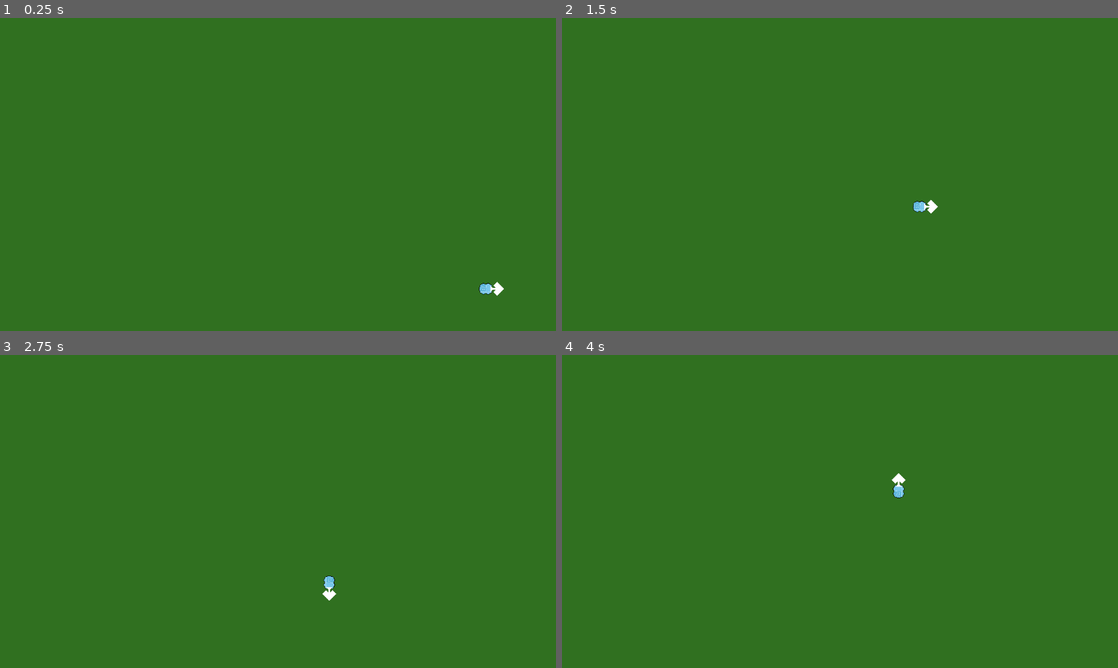
Above: before the commit, frames 1-4 (two rows, left to right).
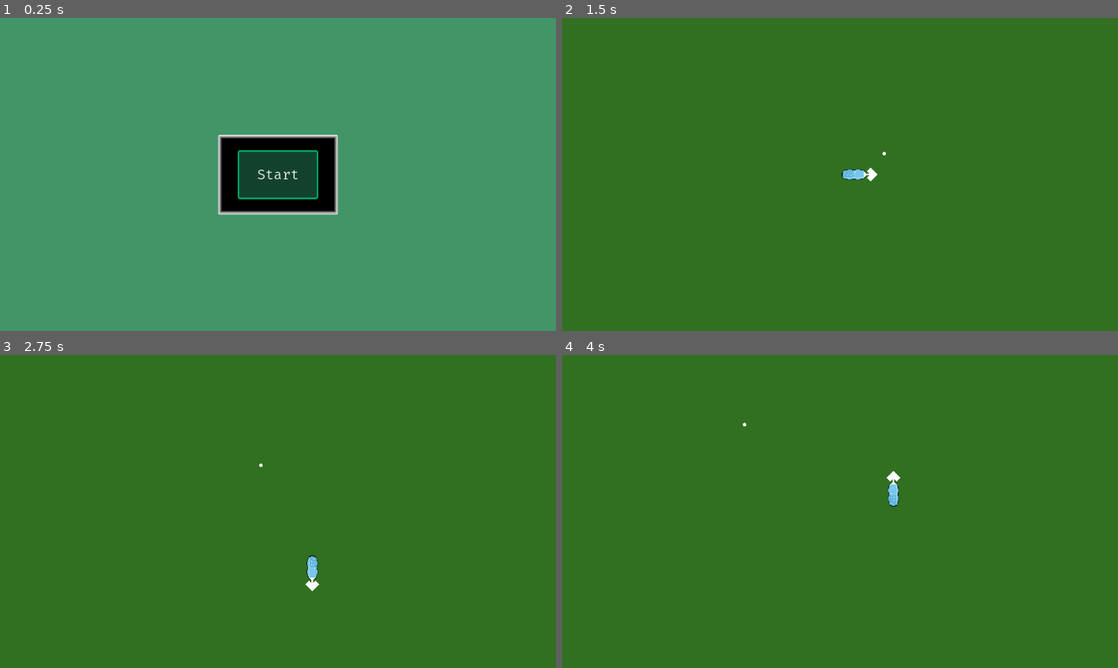
Above: after the commit, the same moments.

Repository: bjornarprytz/mask
Game: Godot game, scene res://entry.tscn
Two runs of this game, one before a commit and one after it. Both use one fixed random seed, a clock stepped at 60 frames per second and the inputs below. Before the commit the project starts from res://main.tscn.
Inputs (mouse positions are in pixels of both pictures, inside the frame that each line leads up to):
- Up to frame 1 (0.25 s): no input
- Up to frame 2 (1.5 s): click (840, 174) at 0.5 s, where only the run after the commit has a clickable "Start"; hold Right (ui_right) from 1.28 s (still down)
- Up to frame 3 (2.75 s): release Right (ui_right) at 2.03 s; hold Down (ui_down) from 2.03 s (still down)
- Up to frame 4 (4 s): release Down (ui_down) at 2.78 s; hold Right (ui_right) 2.78-3.53 s; hold Up (ui_up) from 3.53 s (still down)

The runs differ from the first frame. In frame 1, 100% of the frame differs, in the area x 0-100%, y 0-100%; in frame 2, 0.3%; in frame 3, 0.3%; in frame 4, 0.2%.

Commit message:
- title screen - wip fly

Diff:
--- a/src/chameleonardo.tscn
+++ b/src/chameleonardo.tscn
@@ -10,13 +10,13 @@
 [node name="Body" type="Sprite2D" parent="." unique_id=1590053773]
 unique_name_in_owner = true
 texture_filter = 1
-position = Vector2(-9, 0)
+position = Vector2(-21.960245, -5.665103e-07)
 rotation = 1.5707964
+scale = Vector2(1, 1.8100153)
 texture = ExtResource("2_ch3hi")
 
 [node name="Head" type="Sprite2D" parent="." unique_id=1172554943]
 unique_name_in_owner = true
 texture_filter = 1
-position = Vector2(1, 0)
 texture = ExtResource("3_yq7re")
 offset = Vector2(16, 0)
--- /dev/null
+++ b/src/entry.gd
@@ -0,0 +1,5 @@
+extends Node2D
+
+
+func _on_button_pressed() -> void:
+	get_tree().change_scene_to_file("res://main.tscn")
--- /dev/null
+++ b/src/entry.tscn
@@ -0,0 +1,23 @@
+[gd_scene format=3 uid="uid://c6xvv2r524gst"]
+
+[ext_resource type="Script" uid="uid://dc20sermvc87q" path="res://entry.gd" id="1_rixl5"]
+
+[node name="Entry" type="Node2D" unique_id=262703182]
+script = ExtResource("1_rixl5")
+
+[node name="CanvasLayer" type="CanvasLayer" parent="." unique_id=1988987056]
+
+[node name="PanelContainer" type="PanelContainer" parent="CanvasLayer" unique_id=702400051]
+anchors_preset = 8
+anchor_left = 0.5
+anchor_top = 0.5
+anchor_right = 0.5
+anchor_bottom = 0.5
+grow_horizontal = 2
+grow_vertical = 2
+
+[node name="Button" type="Button" parent="CanvasLayer/PanelContainer" unique_id=1233953595]
+layout_mode = 2
+text = "Start"
+
+[connection signal="pressed" from="CanvasLayer/PanelContainer/Button" to="." method="_on_button_pressed"]
--- /dev/null
+++ b/src/fly.gd
@@ -0,0 +1,4 @@
+class_name Fly
+extends Node2D
+
+@export var path: Path2D
--- /dev/null
+++ b/src/fly.tscn
@@ -0,0 +1,20 @@
+[gd_scene format=3 uid="uid://blkyyoapwotmd"]
+
+[ext_resource type="Texture2D" uid="uid://t2llpc1qwr2i" path="res://assets/img/circle.png" id="1_mv3iy"]
+[ext_resource type="Script" uid="uid://06ht2buj6rhn" path="res://fly.gd" id="1_qarim"]
+
+[sub_resource type="CircleShape2D" id="CircleShape2D_mv3iy"]
+radius = 4.0
+
+[node name="Fly" type="Node2D" unique_id=884368887]
+script = ExtResource("1_qarim")
+
+[node name="Sprite" type="Sprite2D" parent="." unique_id=1986586425]
+texture_filter = 1
+scale = Vector2(0.062499996, 0.062499996)
+texture = ExtResource("1_mv3iy")
+
+[node name="Hitbox" type="Area2D" parent="." unique_id=104138296]
+
+[node name="Shape" type="CollisionShape2D" parent="Hitbox" unique_id=1823114531]
+shape = SubResource("CircleShape2D_mv3iy")
--- a/src/main.tscn
+++ b/src/main.tscn
@@ -3,6 +3,9 @@
 [ext_resource type="Script" uid="uid://736gp2f48fi7" path="res://main.gd" id="1_ig7tw"]
 [ext_resource type="PackedScene" uid="uid://c14js4o0ltlpm" path="res://world/world.tscn" id="2_0xm2m"]
 [ext_resource type="PackedScene" uid="uid://b50dkk78u0h5e" path="res://chameleonardo.tscn" id="3_h2yge"]
+[ext_resource type="PackedScene" uid="uid://blkyyoapwotmd" path="res://fly.tscn" id="4_1bvp3"]
+
+[sub_resource type="Curve2D" id="Curve2D_1bvp3"]
 
 [node name="Main" type="Node2D" unique_id=1144932589]
 script = ExtResource("1_ig7tw")
@@ -12,7 +15,15 @@
 
 [node name="Chameleonardo" parent="." unique_id=2138181651 instance=ExtResource("3_h2yge")]
 unique_name_in_owner = true
-position = Vector2(628, 338)
+position = Vector2(640, 360)
+rotation = -1.5707964
 
 [node name="Camera" type="Camera2D" parent="." unique_id=1307047643]
 unique_name_in_owner = true
+position = Vector2(640, 360)
+
+[node name="Fly" parent="." unique_id=884368887 instance=ExtResource("4_1bvp3")]
+position = Vector2(747, 312)
+
+[node name="Path2D" type="Path2D" parent="." unique_id=433648295]
+curve = SubResource("Curve2D_1bvp3")
--- a/src/project.godot
+++ b/src/project.godot
@@ -15,7 +15,7 @@
 [application]
 
 config/name="mask"
-run/main_scene="res://main.tscn"
+run/main_scene="uid://c6xvv2r524gst"
 config/features=PackedStringArray("4.6", "GL Compatibility")
 boot_splash/bg_color=Color(0.40784314, 0.72156864, 0.5529412, 1)
 config/icon="res://icon.svg"
Binary file added: src/assets/img/circle.aseprite
Binary file added: src/assets/img/circle.png
Not shown, added: src/assets/img/circle.png.import
Not shown, added: src/entry.gd.uid
Not shown, added: src/fly.gd.uid
Not shown, changed: readme.md
